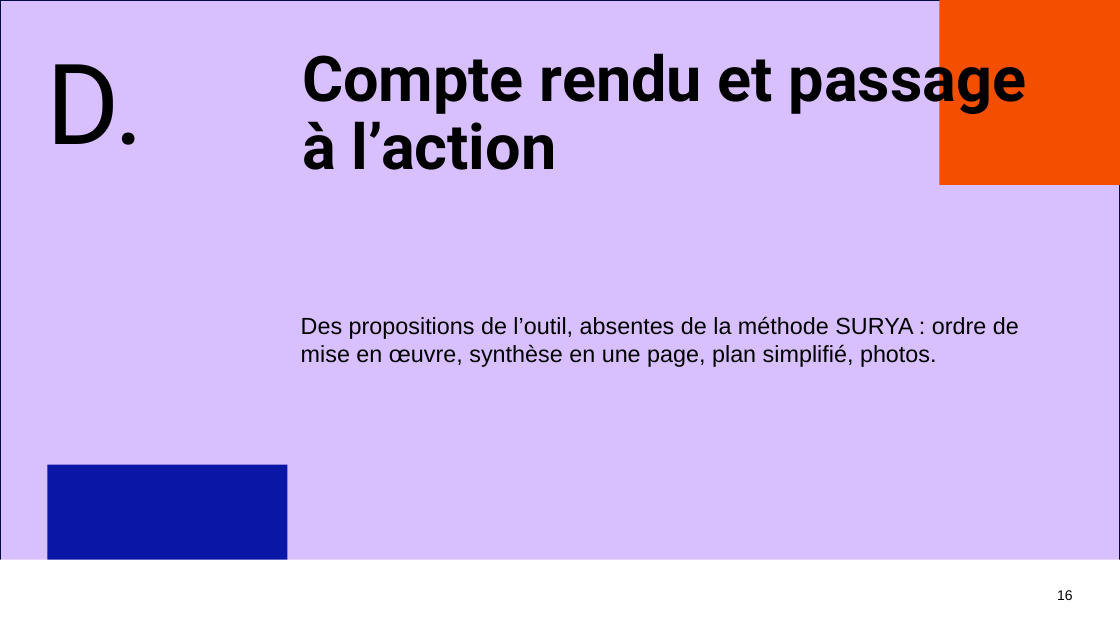
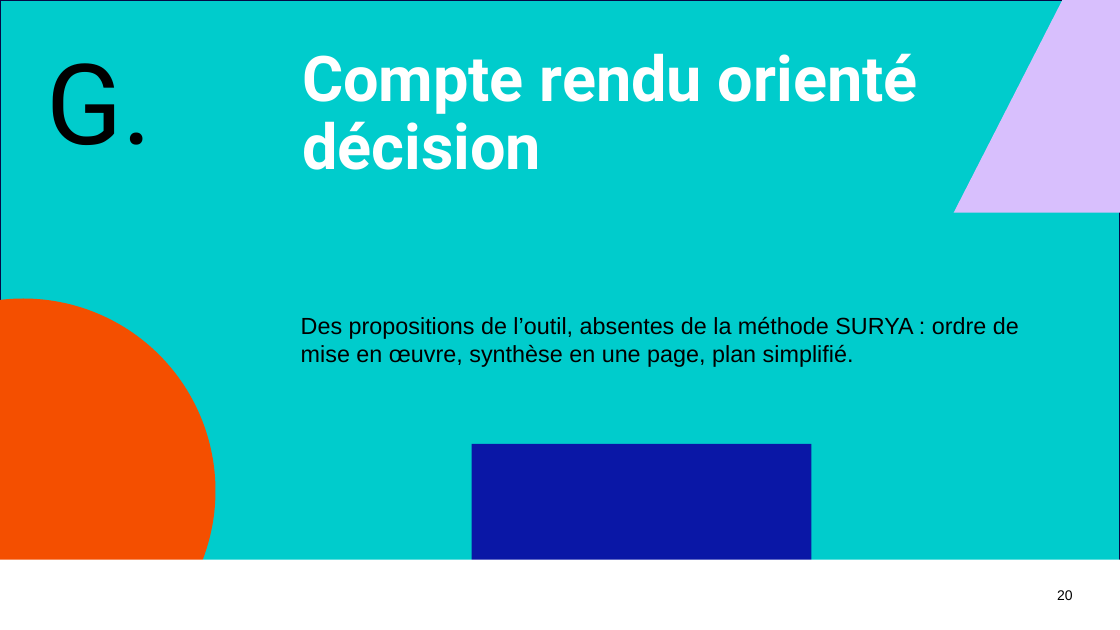
Before and after one commit to benjaminlallemand44/outilplancanicule_methodosurya, a slide deck: slide 20 of docs/presentation/Points_a_trancher_reunion.pptx (slide 16 before the commit). Drawn at 1120x630 pixels with LibreOffice and Linux fonts; fonts in the diff are those of the drawing; background and template pictures are left out. Boxes give left, top, right and bottom in pixels: in the first picture for what was removed or moved away, otherwise in the second. Text is boxed around its words. In the diff, an @@ line names an element or a change of style, - is before the commit and + after.

```diff
--- a/docs/presentation/Points_a_trancher_reunion.pptx
+++ b/docs/presentation/Points_a_trancher_reunion.pptx
@@ rectangle at <box>0,0,1120,630</box>: fill #D8BFFD to #00CCCC @@
@@ rectangle removed at <box>939,0,1120,185</box> @@
@@ triangle added at <box>954,0,1120,213</box>, fill #D8BFFD @@
@@ text at <box>302,53,918,170</box>: text changed; text colour #000000 to #FFFFFF @@
-Compte rendu et passage à l’action
+Compte rendu orienté décision
@@ text at <box>46,63,152,145</box>: text changed @@
-D.
+G.
@@ ellipse added at <box>0,298,216,630</box>, fill #F44F00 @@
@@ text at <box>301,317,1019,367</box>: text changed @@
-Des propositions de l’outil, absentes de la méthode SURYA : ordre de mise en œuvre, synthèse en une page, plan simplifié, photos.
+Des propositions de l’outil, absentes de la méthode SURYA : ordre de mise en œuvre, synthèse en une page, plan simplifié.
@@ rectangle added at <box>472,444,812,630</box>, fill #0A17A6 @@
@@ rectangle removed at <box>47,465,287,630</box> @@
@@ page number at <box>1057,590,1073,600</box>: text changed @@
-16
+20
```
Also in this commit, not shown: 8 other slides changed, 3 slides added, 1 other file.
